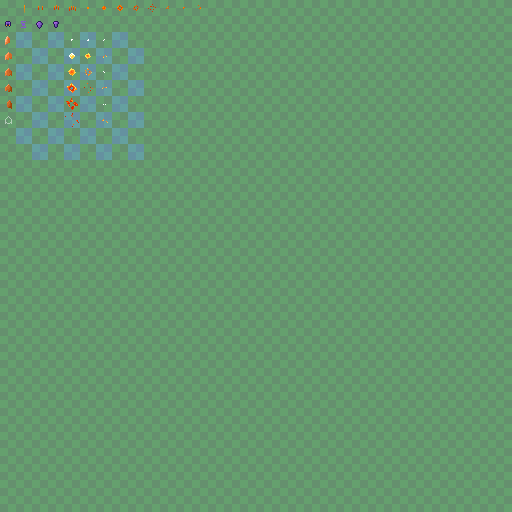
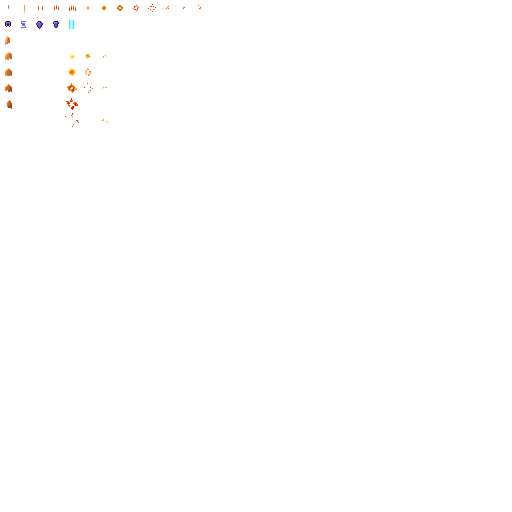
Layers edited between the first and the second 512x512 image:
painted on "Layer #1" over [8, 5, 74, 29]
hid "Layer" over [0, 0, 512, 512]
hid "Layer #2" over [0, 0, 512, 512]
